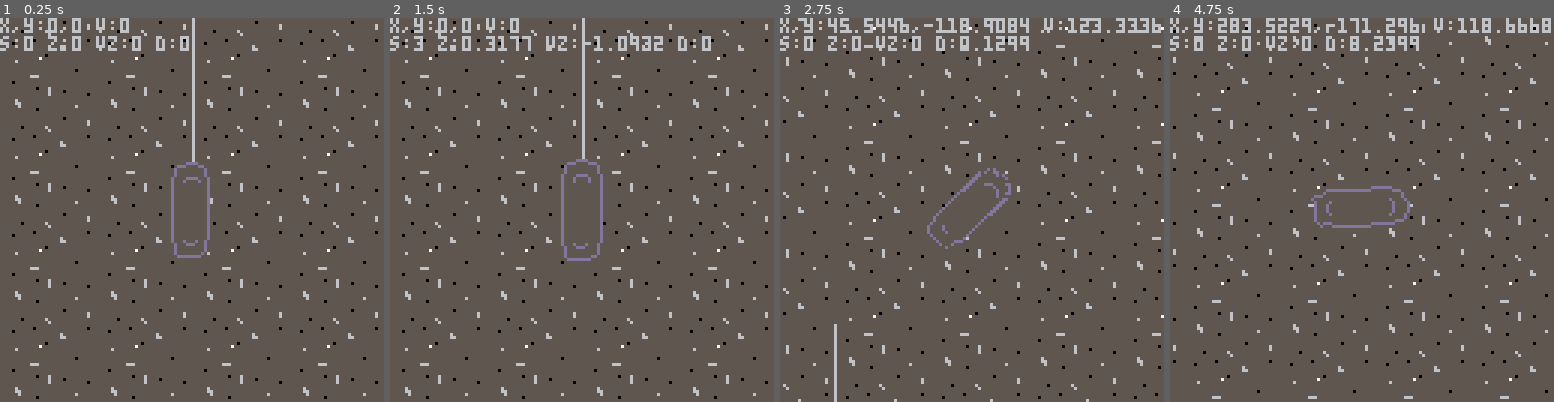
Above: before the commit, frames 1-4 (left to right).
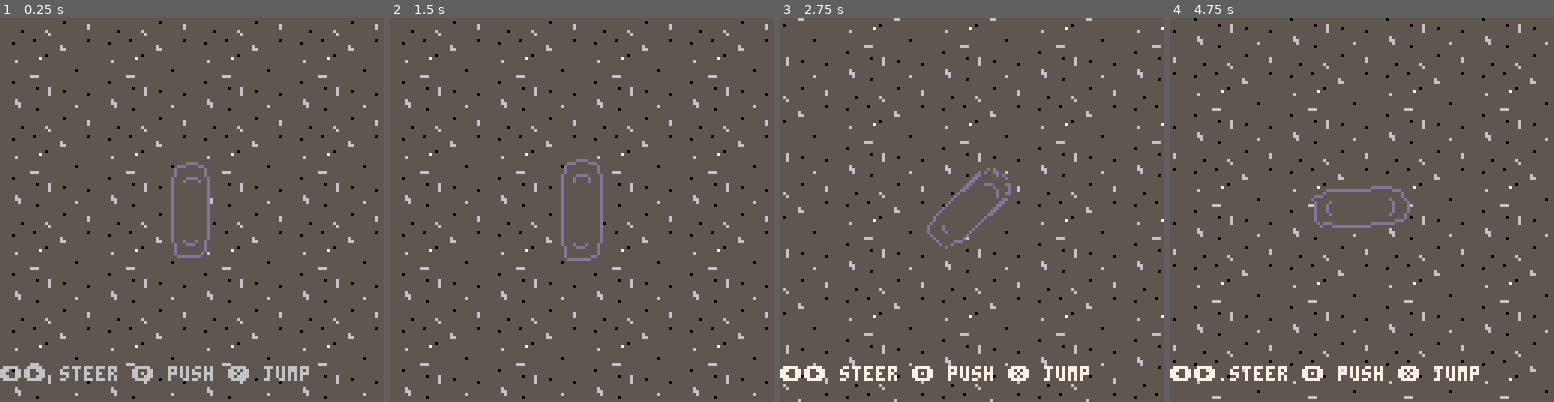
Above: after the commit, the same moments.

Repository: sthilaid/pico-8-carts
Game: PICO-8 cartridge skate.p8
The game is run twice, just before and just after one commit, with the same random seed, the same clock (stepped at 60 frames per second) and the same inputs.
Inputs:
- Up to frame 1 (0.25 s): no input
- Up to frame 2 (1.5 s): tap X (X key) at 0.33, 1.07 s; tap O (Z key) at 0.7 s
- Up to frame 3 (2.75 s): hold Right 1.6-2.1 s; tap O (Z key) at 1.7, 2.1, 2.5 s; tap X (X key) at 1.85 s; hold Up 2.15-2.42 s; hold Right from 2.47 s (still down)
- Up to frame 4 (4.75 s): tap O (Z key) every 0.4 s from 2.9 to 4.5 s; tap X (X key) at 2.97, 4.08 s; release Right at 3.03 s; hold Left 3.08-3.58 s; hold Down 3.63-3.97 s; hold Right 4.02-4.68 s; hold Up from 4.73 s (still down)

The runs differ from the first frame. In frame 1, 2.7% of the frame differs, in the area x 0-81%, y 0-95%; in frame 2, 1.8%; in frame 3, 3.9%, in the area x 0-100%, y 0-100%; in frame 4, 3.7%.

Commit message:
added input prompts to skate and exorts

Diff:
--- a/skate.p8
+++ b/skate.p8
@@ -26,12 +26,15 @@
 function makepipe(x,y,angle,count)
    local pipe = {x=x, y=y, angle=angle, count=count}
    pipe.intersects = function (self,x,y,w,h)
+      -- o1+a1*d1 = o2+a2*d2
       return true
    end
    pipe.draw = function(self,camx,camy)
       if (self:intersects(camx-64,camy-64,128,128)) then
          local x,y = self.x-camx+g_skate.offx, self.y-camy+g_skate.offy
          line(x,y,x+sin(self.angle)*count*8,y-cos(self.angle)*count*8, 6)
+         -- todo increase width (move offset with angle)
+         --line(x+1,y,x+1+sin(self.angle)*count*8,y-cos(self.angle)*count*8, 6)
       end
    end
    return pipe
@@ -43,7 +46,7 @@
    g_skate = {x=0,y=0,z=0,v=0,vz=0,dir=0,
               state=0,stateTime=0, offx=64, offy=64,
               spriteSize=4}
-   add(g_objects, makepipe(0,0,0,10))
+   --add(g_objects, makepipe(0,0,0.12,10))
 end
 
 function _update()
@@ -61,8 +64,15 @@
    drawObjects()
    drawSkate()
    drawHUD()
-   print("x,y:"..g_skate.x..","..g_skate.y.." v:"..g_skate.v)
-   print("s:"..g_skate.state.." z:"..g_skate.z.." vz:"..g_skate.vz.." d:"..g_skate.dir)
+   -- print("x,y:"..g_skate.x..","..g_skate.y.." v:"..g_skate.v)
+   -- print("s:"..g_skate.state.." z:"..g_skate.z.." vz:"..g_skate.vz.." d:"..g_skate.dir)
+   if isAirState(g_skate.state) then
+      print("",0,116)
+   elseif g_skate.state == state_crank then
+      print("⬅️➡️: flip",0,116)
+   else
+      print("⬅️➡️ steer 🅾️ push ❎ jump",0,116)
+   end
 end
 
 -->8
@@ -111,6 +121,9 @@
 
 -->8
 -- physics
+
+function detectCollision(obj)
+end
 
 function updateMovement(dt)
    local vx,vy = -g_skate.v * sin(g_skate.dir), -g_skate.v * cos(g_skate.dir) -- angle zero toward top
Not shown, changed: index.html
Not shown, added: skate.p8.png
Not shown, added: skate_html/index.html
Not shown, added: skate_html/skate.js
